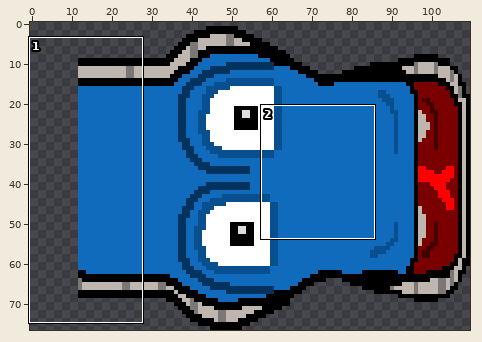
Sprite sheet, stored at assets/player/eat.png. The first picture is a wide view before the edit; the outline marks the close-up.
Close-up. As it was:
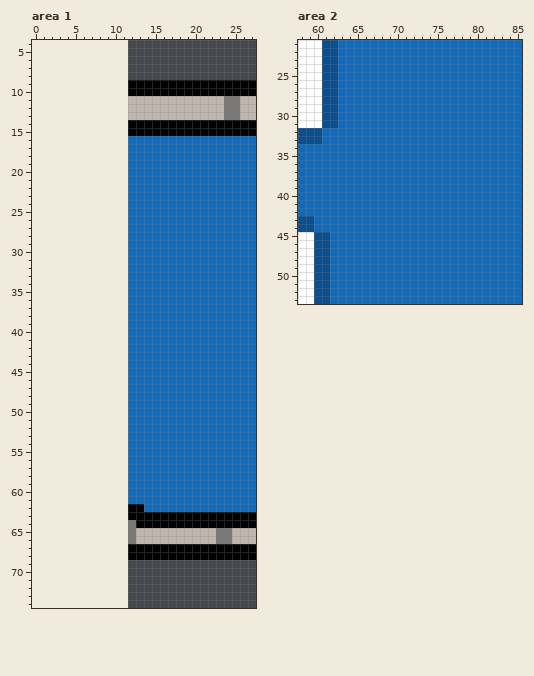
The file is 98x77 pixels. Shown: area 1: x 0..27, y 4..74; area 2: x 58..85, y 21..53. The old version is drawn lined up with the new one, on the new canvas.
New version:
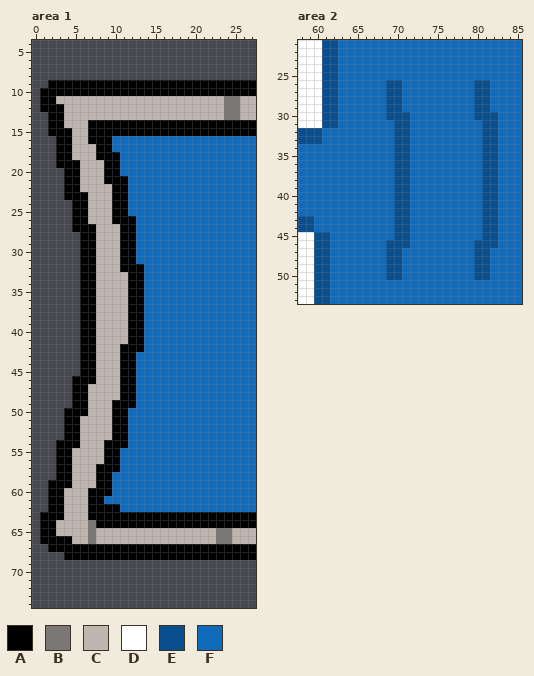
Palette (. is transparent): A #000000  B #7a7776  C #c0b6b0  D #ffffff  E #084f90  F #116bbc
Diff:
canvas 98x77 -> 110x77, the old top-left corner now at 12,0
Changed rows in their new state; - is an unchanged pixel.
Area 1:
first column x 1:
 9 -AAAAAAAAAA--
10 AAAAAAAAAAA--
11 AACCCCCCCCC--
12 AAACCCCCCCC--
13 -AACCCCCCCC--
14 -AACCCAAAAA--
15 -AAACCAAAAA--
16 --AACCAAAFF--
17 --AACCCAAFF--
18 --AACCCAAAF--
19 --AAACCCAAF--
20 ---AACCCAAF--
21 ---AACCCAAA--
22 ---AACCCCAA--
23 ---AAACCCAA--
24 ----AACCCAA--
25 ----AACCCAA--
26 ----AACCCAAA-
27 ----AAACCCAA-
28 -----AACCCAA-
29 -----AACCCAA-
30 -----AACCCAA-
31 -----AACCCAA-
32 -----AACCCAAA
33 -----AACCCCAA
34 -----AACCCCAA
35 -----AACCCCAA
36 -----AACCCCAA
37 -----AACCCCAA
38 -----AACCCCAA
39 -----AACCCCAA
40 -----AACCCCAA
41 -----AACCCCAA
42 -----AACCCAAA
43 -----AACCCAA-
44 -----AACCCAA-
45 -----AACCCAA-
46 ----AAACCCAA-
47 ----AACCCCAA-
48 ----AACCCCAA-
49 ----AACCCAAA-
50 ---AAACCCAA--
51 ---AACCCCAA--
52 ---AACCCCAA--
53 ---AACCCCAA--
54 --AAACCCAAA--
55 --AACCCCAAF--
56 --AACCCCAAF--
57 --AACCCAAAF--
58 --AACCCAAFF--
59 -AAACCCAAFF--
60 -AACCCAAAFF--
61 -AACCCAAFFF--
62 -AACCCAAAAFFF
63 AAACCCAAAAA--
64 AACCCCBAAAAA-
65 AACCCCBCCCCC-
66 AAAACCBCCCCC-
67 -AAAAAAAAAA--
68 ---AAAAAAAA--
Area 2:
first column x 69:
26 EE---------EE-
27 EE---------EE-
28 EE---------EE-
29 EE---------EE-
30 EEE--------EEE
31 -EE---------EE
32 -EE---------EE
33 -EE---------EE
34 -EE---------EE
35 -EE---------EE
36 -EE---------EE
37 -EE---------EE
38 -EE---------EE
39 -EE---------EE
40 -EE---------EE
41 -EE---------EE
42 -EE---------EE
43 -EE---------EE
44 -EE---------EE
45 -EE---------EE
46 EEE--------EEE
47 EE---------EE-
48 EE---------EE-
49 EE---------EE-
50 EE---------EE-
Pixel boxes of the changes (left, top, right, bottom) in both close-ups:
changed: (40, 80, 144, 560)
changed: (386, 80, 410, 280)
changed: (474, 80, 498, 280)
